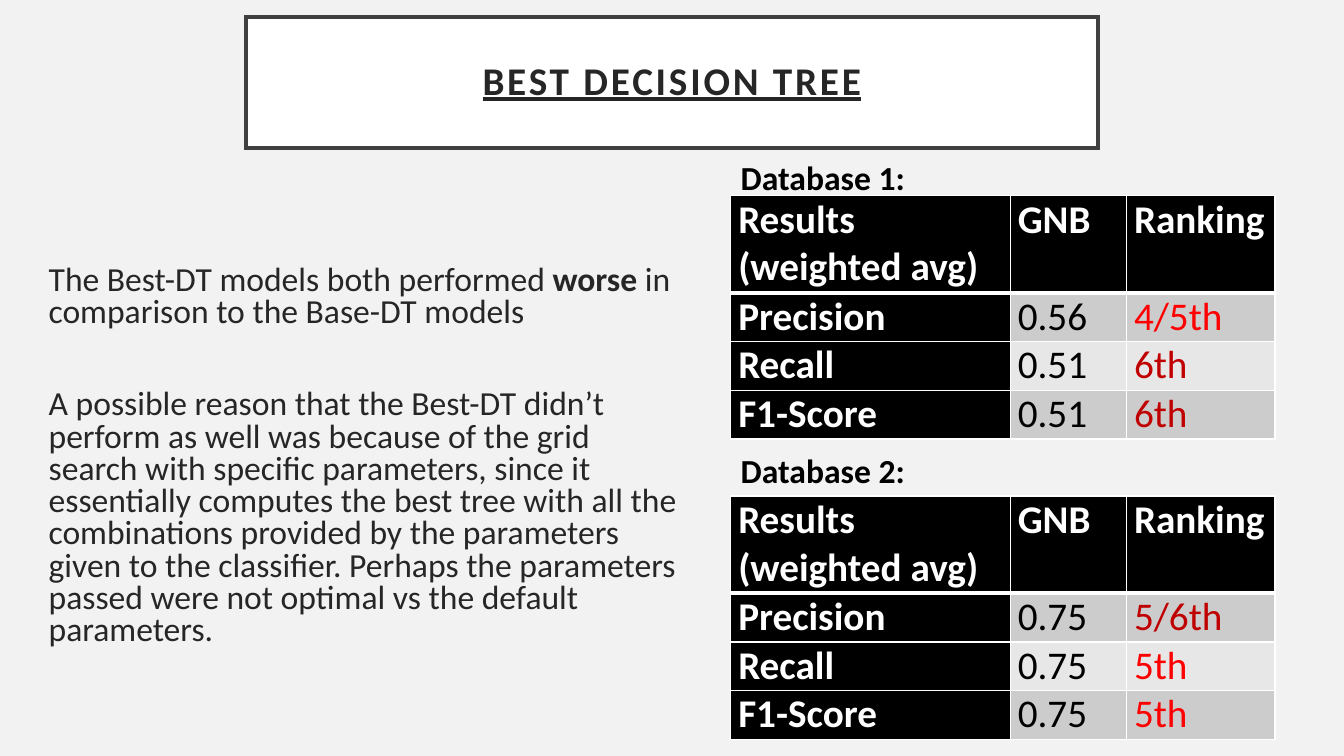
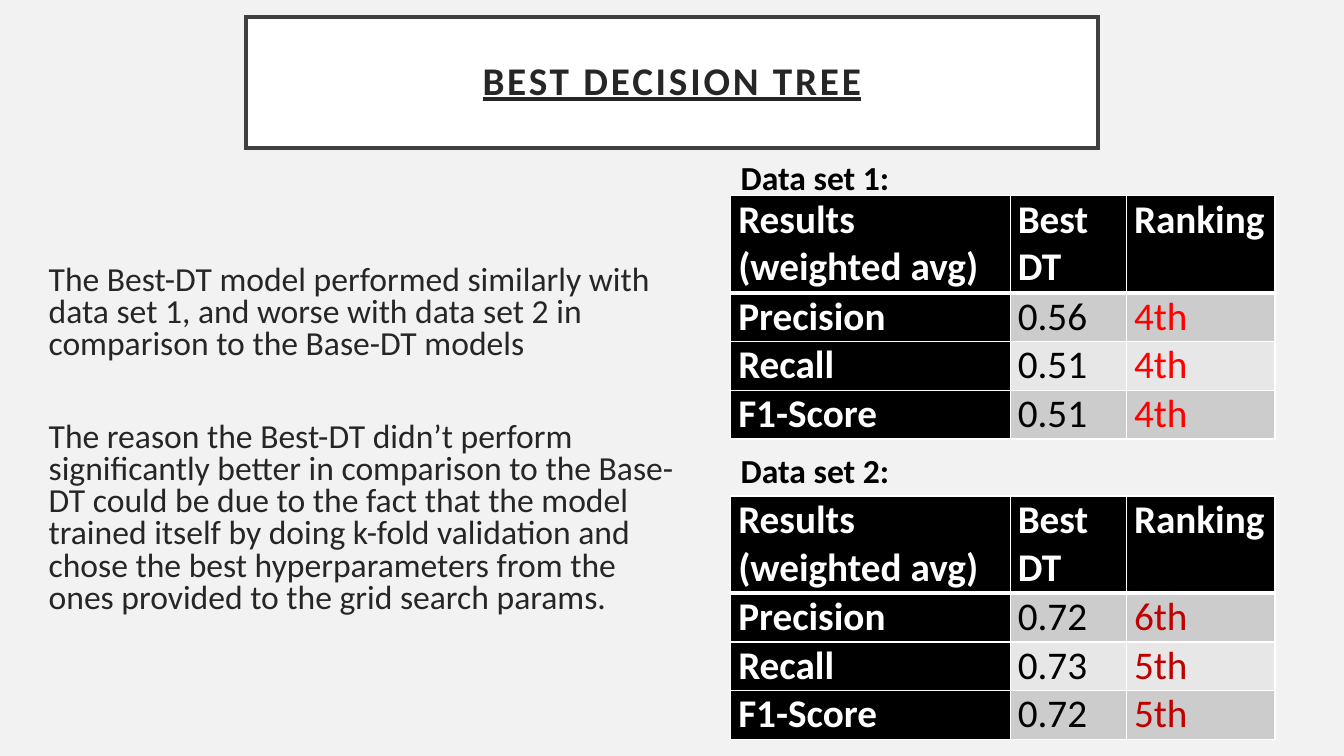
Before and after one commit to patnunes/COMP472, a slide deck: slide 9 of Result_Analysis.pptx. Drawn at 1344x756 pixels with LibreOffice and Linux fonts; fonts in the diff are those of the drawing. Boxes give left, top, right and bottom in pixels: in the first picture for what was removed or moved away, otherwise in the second. Text is boxed around its words. In the diff, an @@ line names an element or a change of style, - is before the commit and + after.

```diff
--- a/Result_Analysis.pptx
+++ b/Result_Analysis.pptx
@@ text at bbox=[741, 168, 889, 198]: text changed @@
-Database 1:
+Data set 1:
@@ table at bbox=[731, 196, 1274, 439] @@
-row 1, column 2: GNB
+row 1, column 2: Best DT
-row 2, column 3: 4/5th
+row 2, column 3: 4th
-row 3, column 3: 6th
+row 3, column 3: 4th
-row 4, column 3: 6th
+row 4, column 3: 4th
@@ text at bbox=[49, 267, 673, 615]: text changed @@
-The Best-DT models both performed worse in comparison to the Base-DT models
-A possible reason that the Best-DT didn’t perform as well was because of the grid search with specific parameters, since it essentially computes the best tree with all the combinations provided by the parameters given to the classifier. Perhaps the parameters passed were not optimal vs the default parameters.
+The Best-DT model performed similarly with data set 1, and worse with data set 2 in comparison to the Base-DT models
+The reason the Best-DT didn’t perform significantly better in comparison to the Base-DT could be due to the fact that the model trained itself by doing k-fold validation and chose the best hyperparameters from the ones provided to the grid search params.
@@ text at bbox=[741, 461, 889, 484]: text changed @@
-Database 2:
+Data set 2:
@@ table at bbox=[731, 496, 1274, 739] @@
-row 1, column 2: GNB
+row 1, column 2: Best DT
-row 2, column 2: 0.75
+row 2, column 2: 0.72
-row 2, column 3: 5/6th
+row 2, column 3: 6th
-row 3, column 2: 0.75
+row 3, column 2: 0.73
-row 4, column 2: 0.75
+row 4, column 2: 0.72
@@ text colour #FF0000 to #C00000 in "5th", "5th" @@
```
Also in this commit, not shown: 14 other slides changed.
